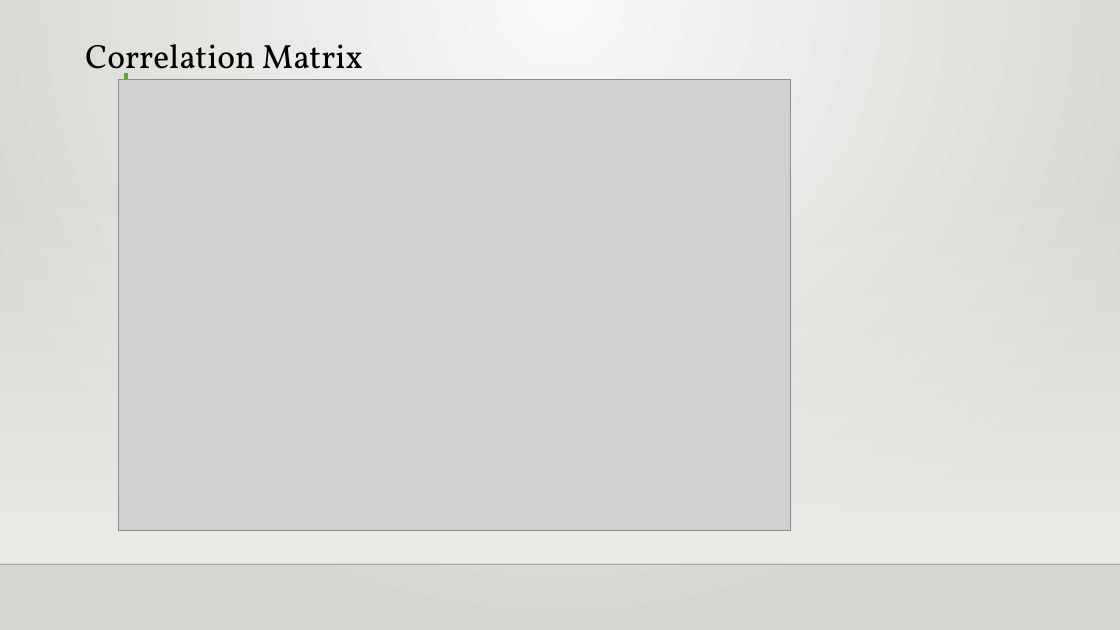
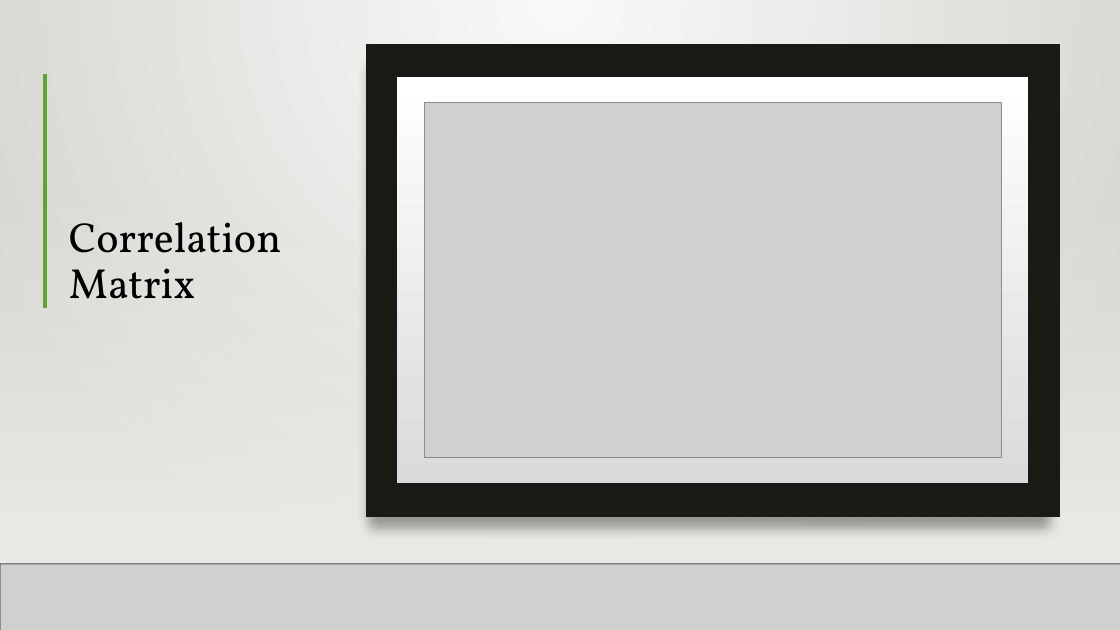
Before and after one commit to bernardolapel/Supervised-Learning-Project, a slide deck: slide 7 of MachineLearning_Supervised_AdeboyeBernard.pptx. Drawn at 1120x630 pixels with LibreOffice and Linux fonts; fonts in the diff are those of the drawing; grey boxes stand for pictures; background and template pictures are left out. Boxes give left, top, right and bottom in pixels: in the first picture for what was removed or moved away, otherwise in the second. Text is boxed around its words. In the diff, an @@ line names an element or a change of style, - is before the commit and + after.

```diff
--- a/MachineLearning_Supervised_AdeboyeBernard.pptx
+++ b/MachineLearning_Supervised_AdeboyeBernard.pptx
@@ rectangle added at (0, 0, 1120, 630), fill gradient #FAFAF9 to #D7D5D2 @@
@@ rectangle added at (365, 45, 1060, 518), fill #1B1914 @@
@@ line added from (45, 74) to (45, 308), #5FA534 3 pt @@
@@ picture removed at (119, 80, 791, 531) @@
@@ line added from (214, 73) to (214, 308), #5FA534 3 pt @@
@@ rectangle added at (394, 75, 1031, 485), fill gradient #DADADA to #FFFFFE, outline #191919 4 pt @@
@@ picture added at (424, 103, 1002, 458) @@
@@ title "Correlation Matrix": place and size @@
-title "Correlation Matrix" at (85, 44, 363, 84)
+title "Correlation Matrix" at (69, 222, 281, 299)
@@ title "Correlation Matrix" at (69, 222, 281, 299): size 28.8 to 36 pt @@
@@ rectangle added at (0, 185, 1120, 563), fill gradient #EDEBE7 @@
@@ rectangle added at (0, 185, 1120, 563), fill gradient #EDEBE7 @@
@@ line added from (0, 565) to (1120, 565), #000001 1 pt @@
@@ picture added at (0, 564, 1120, 630) @@
@@ line added from (0, 565) to (1120, 565), #000001 1 pt @@
```
Also in this commit, not shown: 6 other slides changed, 1 slide added, 1 slide removed, 2 other files.
